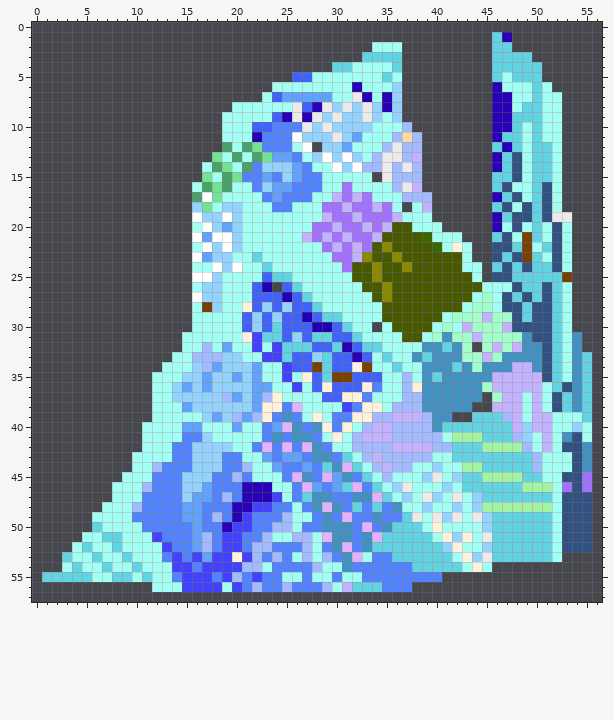
Pixel-art file: assets/sprites/rooms/piano/couverture.aseprite. Above, as it was before the edit.
57x58 pixels, 1 frame. Colours within 5 levels of each other are drawn and written as one.
Once edited:
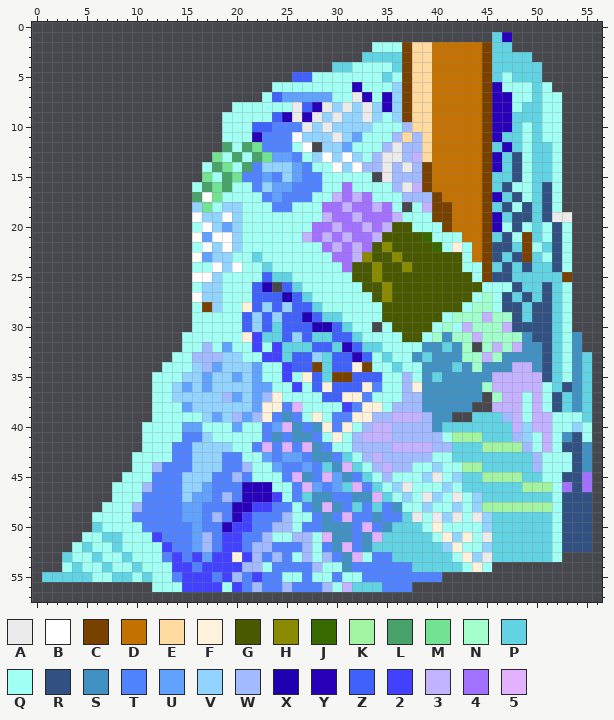
Palette (. is transparent): A #ebebeb  B #ffffff  C #794100  D #c37100  E #ffdba2  F #fff2dd  G #495900  H #8a8a00  J #386900  K #a2f3a2  L #49a269  M #71e392  N #a2ffcb  P #61d3e3  Q #a2fff3  R #305182  S #4192c3  T #5182ff  U #61a2ff  V #92d3ff  W #a2baff  X #2000b2  Y #2800ba  Z #4161fb  2 #4141ff  3 #c3b2ff  4 #a271ff  5 #e3b2ff
The exact change:
y 2..9: x 37..45 ......... -> CEEDDDDDC
y 10: x 38..45 ........ -> EEDDDDDC
y 11..13: x 39..45 ....... -> EDDDDDC
y 14..16: x 39..45 ....... -> CDDDDDC
y 17: x 40..45 ...... -> CDDDDC
y 18..19: x 40..45 ...... -> CCDDDC
y 20: x 41..45 ..... -> CDDDC
y 21: x 43..45 ... -> DDC
y 22..23: x 44..45 .. -> DC
y 24..25: x 45 . -> C
Boxes around the changes in both pictures, in picture pixels (x1, y1, x2, y2):
added: (402, 42, 492, 282)
